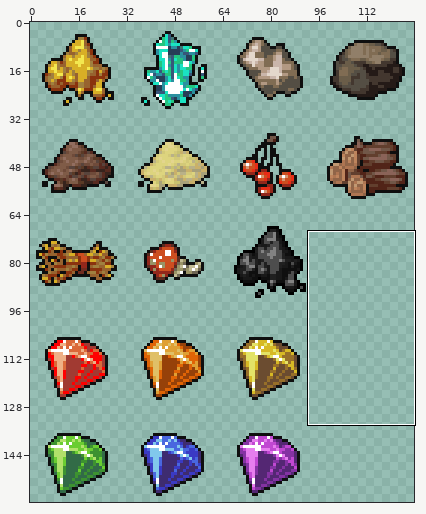
Two states of a sprite sheet, DwarfCorp/DwarfCorpContent/Entities/Resources/resources.png. The first picture is a wide view before the edit; the outline marks the close-up.
Close-up. Old version:
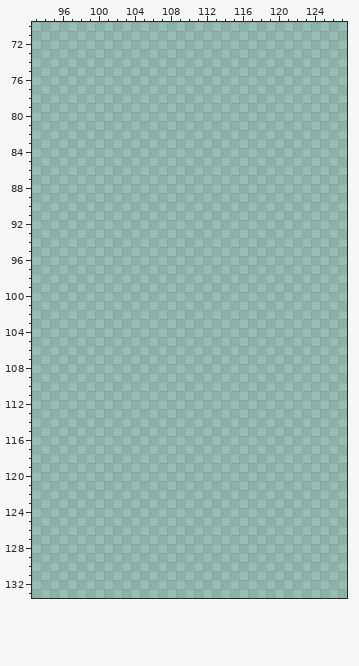
The file is 128x160 pixels. Colours within 5 levels of each other are drawn and written as one. Shown: x 93..127, y 70..133.
After the commit:
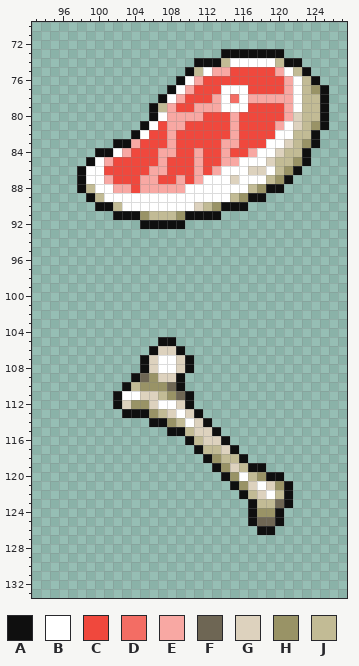
Palette (. is transparent): A #0f0f0f  B #ffffff  C #f0483d  D #f36d64  E #f8a8a3  F #6e6654  G #ddd2be  H #999366  J #c2bb95
Message: meat + bones
What changed:
@@ x 93..127 @@
  72 ...................................
- 73 ...................................
- 74 ...................................
- 75 ...................................
- 76 ...................................
- 77 ...................................
- 78 ...................................
- 79 ...................................
- 80 ...................................
- 81 ...................................
- 82 ...................................
- 83 ...................................
- 84 ...................................
- 85 ...................................
- 86 ...................................
- 87 ...................................
- 88 ...................................
- 89 ...................................
- 90 ...................................
- 91 ...................................
- 92 ...................................
+ 73 .....................AAAAAAA.......
+ 74 ..................AAAJBBBBBJAA.....
+ 75 .................AJBEECCCCCEBJA....
+ 76 ................ABECCCCCCCCCEBJA...
+ 77 ...............ABECCCBBBCCCCEBJHA..
+ 78 ..............ABECCCEBDBEEEEEBJJA..
+ 79 .............AJECCEEEBBBCCCCEBJJA..
+ 80 .............ABEEEECCCECCCCCEGJJA..
+ 81 ............ABCEECCCCCECCCCEBGJHA..
+ 82 ...........ABCCECCCCCCECCCCBBJJA...
+ 83 .........AAECCCECCCCCEECCCBBGJHA...
+ 84 .......AABECCCEECCECCECCEBBGJJA....
+ 85 ......ABECCCCCECCCECCEEBBBGJJHA....
+ 86 .....ABBCCCCCEECCCECEBBBGGBJHA.....
+ 87 .....ABBECCCEECCECEBBBGBBBJHA......
+ 88 .....AJBBEECEEEEEBBBBBBBJHAA.......
+ 89 ......AJBBBBBBBBBBBBBBJHAA.........
+ 90 .......AAJBBBBBBBBGJHAAA...........
+ 91 .........AAAHJJJHAAAA..............
+ 92 ............AAAAA..................
  93 ...................................
@@ x 100..123 @@
 104 ........................
-105 ........................
-106 ........................
-107 ........................
-108 ........................
-109 ........................
-110 ........................
-111 ........................
-112 ........................
-113 ........................
-114 ........................
-115 ........................
-116 ........................
-117 ........................
-118 ........................
-119 ........................
-120 ........................
-121 ........................
-122 ........................
-123 ........................
-124 ........................
-125 ........................
-126 ........................
+105 .......AA...............
+106 ......AGGA..............
+107 .....AGBBGA.............
+108 .....AGBBGA.............
+109 ....AFHGGA..............
+110 ...AJHHHFA..............
+111 ..ABBGGJHFA.............
+112 ..AGHHGBBGA.............
+113 ...AAAHJGBGA............
+114 ......AAHJBGA...........
+115 ........AAJGGA..........
+116 ..........AJGGA.........
+117 ...........AJJGA........
+118 ............AHJJA.......
+119 .............AHGJAA.....
+120 ..............AHBJHAA...
+121 ...............AHGBGHA..
+122 ................AJGBJA..
+123 .................AJJFA..
+124 .................AHHA...
+125 .................AFFA...
+126 ..................AA....
 127 ........................
Boxes around the changes in both close-ups, in picture pixels (x1, y1, x2, y2):
added: (77, 49, 329, 229)
added: (113, 337, 293, 535)
